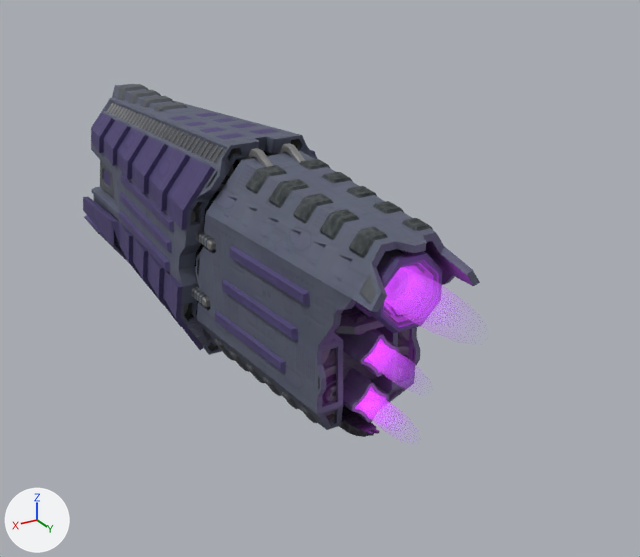
What one commit did to the glTF model gfx/ship3d/Pythagoras/pythagoras.gltf.
Before and after are seen from a 50 mm lens placed at (11.2, 24.5, 10.0), pointed at (-2.6, 1.4, -1.6). The lights are fixed; the arrows at lower left show +X, +Y and +Z. Where no turn or scale is listed for an object, it has been applied to the vertices.

The first picture shows 'Base Glow', 'Sphere'.
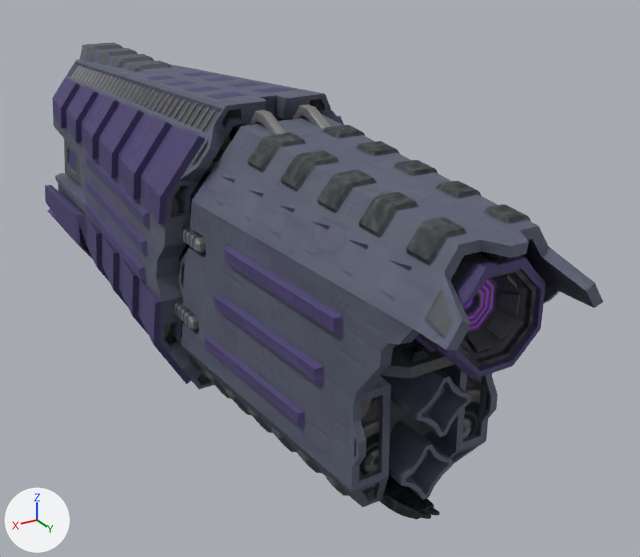
Where the change shows, as pixel boxes [x1, y1, x2, y2] in the pictures (640 x 557 px):
'Base Glow', reshaped (40% wider, 35% taller): before [83, 84, 480, 437]; after [45, 42, 603, 519]
'Sphere', deleted: before [359, 343, 384, 408]

What changed in the scene script:
```text
Add img_proteron_cruiser_emission:
    img_proteron_cruiser_emission = load_image('proteron_cruiser_emission', 'proteron_cruiser_emission.webp', 1024, 1024, 'sRGB')
Add mat_base:
    mat_base = bpy.data.materials.new('base')
    # uses the picture img_proteron_cruiser_diffuse
    # uses the picture img_proteron_cruiser_emission
    # uses the picture img_proteron_cruiser_metallic_proteron_cruiser_roughness
    # uses the picture img_proteron_cruiser_normal
Add me_base_1:
    me_base_1.from_pydata(...)  # 3027 vertices, 6101 faces; spans x -3.2..3.2, y -16.5..12.5, z -5.0..5.0
    me_base_1.materials.append(mat_base)
Remove ob_sphere:
    ob_sphere = bpy.data.objects.new('Sphere', me_sphere)
    ob_sphere.location = (0.0, 0.0, 0.0)
Change ob_base_glow:
    ob_base_glow: bpy.data.objects.new('Base Glow', me_base_001) -> bpy.data.objects.new('Base Glow', me_base_1)
```
